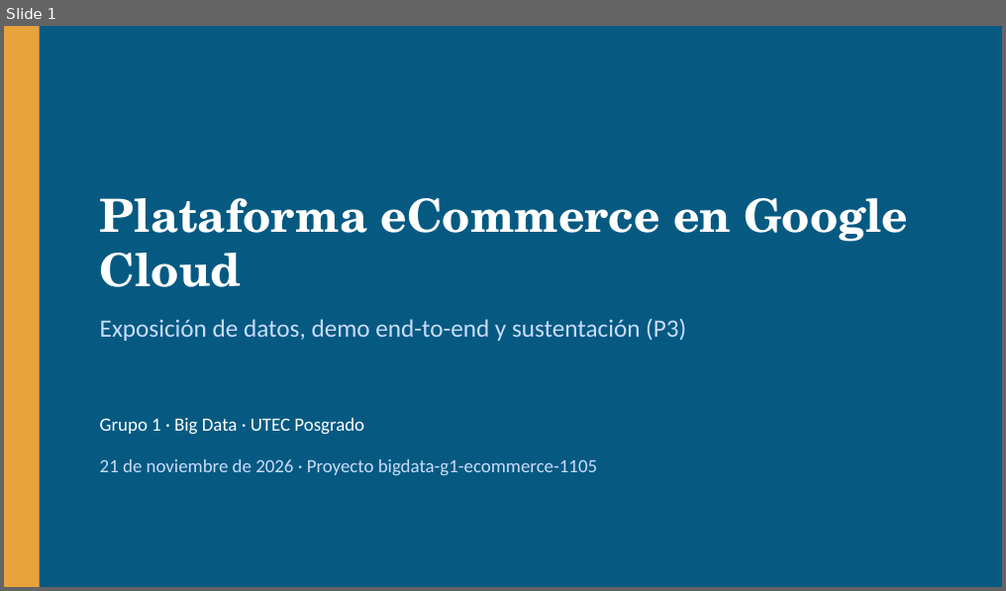
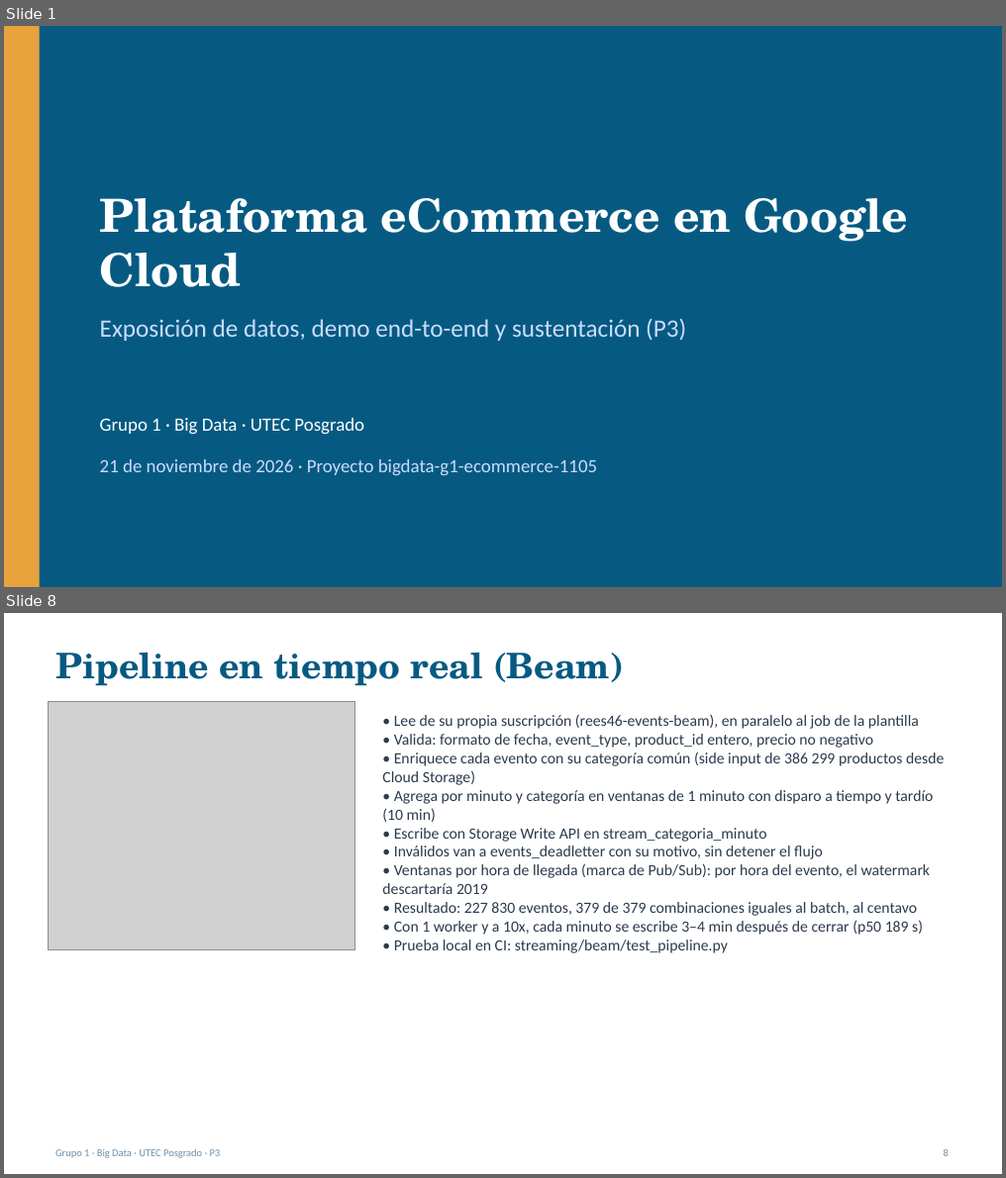
Before and after one commit to RVargasC22/bigdata-g1-ecommerce-gcp, a slide deck: docs/p3/Sustentacion_P3.pptx. Shown one above the other, each under a label of ours: slide 1 before the commit, slides 1 and 8 after it; the slides between them are not shown. The pictures are 1006x591 and 1006x1178 pixels, drawn with LibreOffice and Linux fonts; fonts in the diff are those of the drawing; grey boxes stand for pictures. Boxes give left, top, right and bottom in pixels: in the first picture for what was removed or moved away, otherwise in the second. Text is boxed around its words. In the diff, an @@ line names an element or a change of style, - is before the commit and + after.

Commit message:
docs(p3): diapositivas más densas con tablas, capturas y resultados medidos

```diff
--- a/docs/p3/Sustentacion_P3.pptx
+++ b/docs/p3/Sustentacion_P3.pptx
@@ slide 8 added at <box>4,613,1002,1174</box>, background #FFFFFF @@
@@ text added at <box>55,652,624,686</box>, 34 pt, text #065A82, bold @@
+Pipeline en tiempo real (Beam)
@@ picture added at <box>49,701,354,951</box> @@
@@ text added at <box>382,715,944,954</box>, 15 pt, text #2B3A4E @@
+• Lee de su propia suscripción (rees46-events-beam), en paralelo al job de la plantilla
+• Valida: formato de fecha, event_type, product_id entero, precio no negativo
+• Enriquece cada evento con su categoría común (side input de 386 299 productos desde Cloud Storage)
+• Agrega por minuto y categoría en ventanas de 1 minuto con disparo a tiempo y tardío (10 min)
+• Escribe con Storage Write API en stream_categoria_minuto
+• Inválidos van a events_deadletter con su motivo, sin detener el flujo
+• Ventanas por hora de llegada (marca de Pub/Sub): por hora del evento, el watermark descartaría 2019
+• Resultado: 227 830 eventos, 379 de 379 combinaciones iguales al batch, al centavo
+• Con 1 worker y a 10x, cada minuto se escribe 3–4 min después de cerrar (p50 189 s)
+• Prueba local en CI: streaming/beam/test_pipeline.py
@@ text added at <box>55,1150,221,1158</box>, 10 pt, text #6B8FAA @@
+Grupo 1 · Big Data · UTEC Posgrado · P3
@@ text added at <box>944,1150,948,1157</box>, 10 pt, text #6B8FAA @@
+8
```
Also in this commit, not shown: 8 slides changed, 5 other slides added, 3 slides removed, 1 other file.
